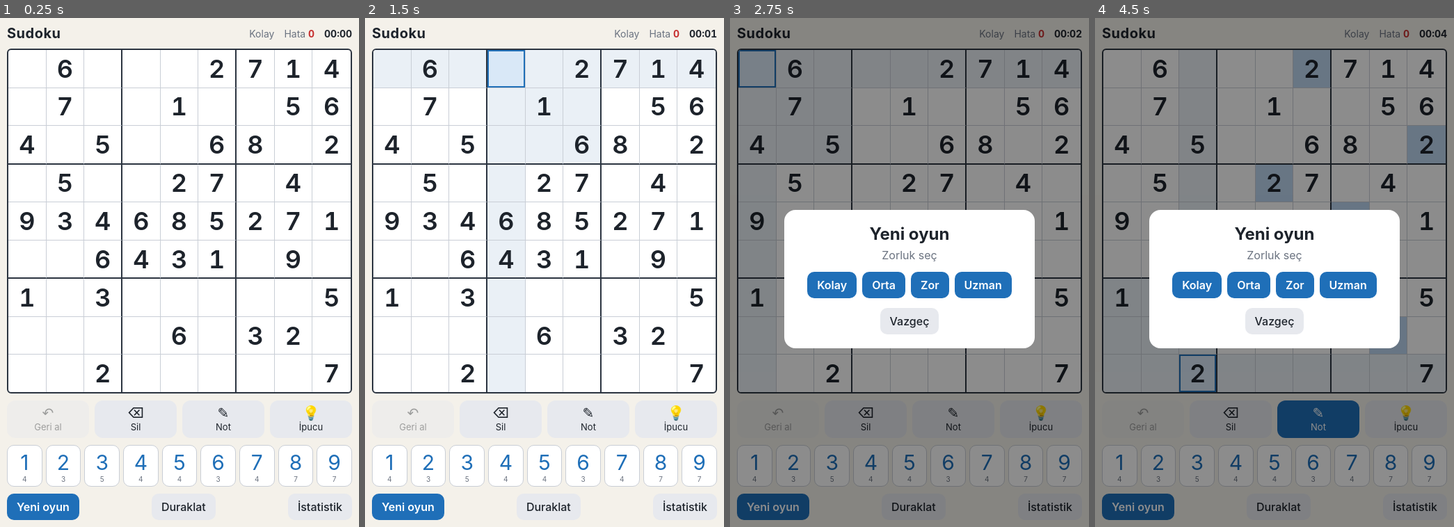
Above: before the commit, frames 1-4 (left to right).
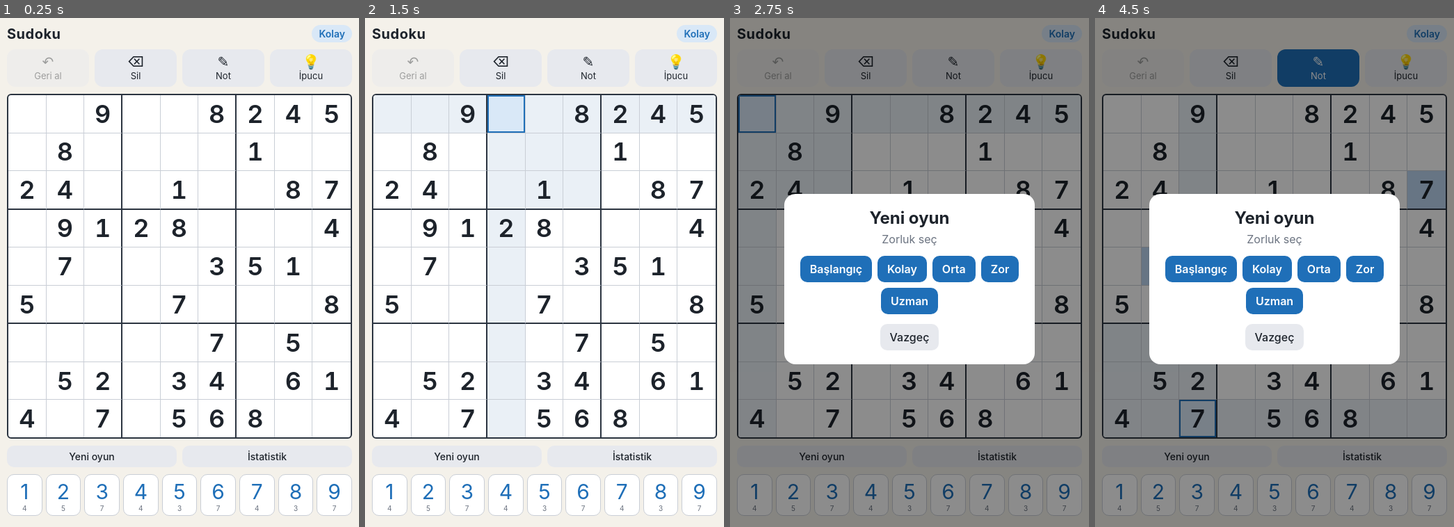
Above: after the commit, the same moments.

Repository: abdullahkarakaya/sudoku
Game: browser game, page index.html
Two runs of this game, one before a commit and one after it. Both use one fixed random seed, a clock stepped at 60 frames per second and the inputs below.
Inputs:
- Up to frame 1 (0.25 s): no input
- Up to frame 2 (1.5 s): hold Right from 1.03 s (still down); tap Space at 1.1 s
- Up to frame 3 (2.75 s): release Right at 1.53 s; hold Down 1.58-1.85 s; tap Space at 1.6, 2.1, 2.6 s; hold Left 1.9-2.47 s; click "Yeni oyun" at 2.02 s; tap 0 at 2.52 s; hold Up from 2.52 s (still down)
- Up to frame 4 (4.5 s): release Up at 2.82 s; hold Right 2.87-3.53 s; tap Space at 3.1, 3.6, 4.1 s; tap N at 3.52 s; hold Up 3.58-3.82 s; hold Left 3.87-4.3 s; hold Down from 4.35 s (still down)

The runs differ from the first frame. In frame 1, 13% of the frame differs, in the area x 1-99%, y 1-99%; in frame 2, 13%; in frame 3, 17%; in frame 4, 22%.

Commit message:
5 seviye (çözüm tekniğine göre), araçlar tahtanın üstünde, süre ve hata gizli
Co-Authored-By: Claude Opus 5.5 <noreply@anthropic.com>

Diff:
--- a/index.html
+++ b/index.html
@@ -39,9 +39,7 @@
 .app { max-width: 520px; margin: 0 auto; padding: 10px 12px 16px; display: flex; flex-direction: column; gap: 10px; }
 header { display: flex; align-items: center; justify-content: space-between; gap: 8px; }
 h1 { font-size: 20px; margin: 0; letter-spacing: .5px; }
-.stats { display: flex; gap: 14px; font-size: 14px; color: var(--muted); font-variant-numeric: tabular-nums; }
-.stats b { color: var(--text); }
-.err-count b { color: var(--err); }
+.level { font-size: 14px; font-weight: 600; color: var(--accent); background: var(--accent-soft); padding: 4px 10px; border-radius: 999px; }
 select, button { font: inherit; color: var(--text); }
 select { background: var(--btn); border: 0; border-radius: 8px; padding: 6px 8px; }
 .board {
@@ -75,7 +73,8 @@
 .num { background: var(--panel); border: 1px solid var(--line); border-radius: 10px; padding: 6px 0 4px; font-size: min(7vw, 30px); color: var(--accent); cursor: pointer; display: flex; flex-direction: column; align-items: center; }
 .num small { font-size: 10px; color: var(--muted); }
 .num.done { visibility: hidden; }
-.bar { display: flex; gap: 8px; justify-content: space-between; align-items: center; }
+.bar { display: grid; grid-template-columns: 1fr 1fr; gap: 8px; }
+.bar .btn { padding: 7px 10px; font-size: 14px; }
 .btn { background: var(--accent); color: #fff; border: 0; border-radius: 10px; padding: 9px 14px; font-weight: 600; cursor: pointer; }
 .btn.ghost { background: var(--btn); color: var(--text); font-weight: 500; }
 .install { background: var(--panel); border: 1px solid var(--line); border-radius: 12px; padding: 10px 12px; font-size: 13px; line-height: 1.4; display: flex; gap: 10px; align-items: center; justify-content: space-between; }
@@ -88,22 +87,14 @@
 .card table { width: 100%; border-collapse: collapse; margin: 8px 0 16px; font-size: 14px; }
 .card td, .card th { padding: 6px 4px; border-bottom: 1px solid var(--line); }
 .card .row { display: flex; gap: 8px; justify-content: center; flex-wrap: wrap; }
-.paused .board .cell { color: transparent !important; }
-.paused .board .notes { visibility: hidden; }
 </style>
 </head>
 <body>
 <div class="app" id="app">
   <header>
     <h1>Sudoku</h1>
-    <div class="stats">
-      <span id="level"></span>
-      <span class="err-count">Hata <b id="errs">0</b></span>
-      <span><b id="time">00:00</b></span>
-    </div>
+    <span class="level" id="level"></span>
   </header>
-
-  <div class="board" id="board"></div>
 
   <div class="tools">
     <button class="tool" id="undo"><span class="ic">↶</span>Geri al</button>
@@ -112,13 +103,15 @@
     <button class="tool" id="hint"><span class="ic">💡</span>İpucu</button>
   </div>
 
-  <div class="pad" id="pad"></div>
-
+  <div class="board" id="board"></div>
+
+  <!-- Tahta ile rakamlar arasında: yanlışlıkla dokunulursa sadece pencere açılır, oyun bozulmaz -->
   <div class="bar">
-    <button class="btn" id="newBtn">Yeni oyun</button>
-    <button class="btn ghost" id="pauseBtn">Duraklat</button>
+    <button class="btn ghost" id="newBtn">Yeni oyun</button>
     <button class="btn ghost" id="statsBtn">İstatistik</button>
   </div>
+
+  <div class="pad" id="pad"></div>
 
   <div id="installBox"></div>
 </div>
@@ -151,11 +144,16 @@
 <script>
 "use strict";
 // ---------- Bulmaca üretici ----------
+// Zorluk, ipucu sayısından çok çözmek için gereken tekniğe göre belirlenir:
+// 1 = tek aday (hücrede tek sayı kalır), 2 = gizli tek (satır/sütun/kutuda sayının tek yeri kalır),
+// 3 = not alıp eleme (kilitli aday, çiftler), 4 = daha ileri teknik / deneme gerekir.
+// cap: izin verilen en zor teknik, need: en az bu teknik gereksin.
 const LEVELS = [
-  { id: "kolay", name: "Kolay", clues: 40 },
-  { id: "orta", name: "Orta", clues: 33 },
-  { id: "zor", name: "Zor", clues: 28 },
-  { id: "uzman", name: "Uzman", clues: 24 },
+  { id: "baslangic", name: "Başlangıç", clues: 45, cap: 1 },
+  { id: "kolay", name: "Kolay", clues: 37, cap: 2, need: 2 },
+  { id: "orta", name: "Orta", clues: 29, cap: 2, need: 2 },
+  { id: "zor", name: "Zor", clues: 26, cap: 3, need: 3 },
+  { id: "uzman", name: "Uzman", clues: 22, cap: 4, need: 4 },
 ];
 const ROW = i => (i / 9) | 0, COL = i => i % 9, BOX = i => ((ROW(i) / 3) | 0) * 3 + ((COL(i) / 3) | 0);
 const PEERS = Array.from({ length: 81 }, (_, i) => {
@@ -209,17 +207,75 @@
   return g;
 }
 
-function generate(clues) {
+const UNITS = [];
+for (let k = 0; k < 9; k++) {
+  UNITS.push([...Array(9).keys()].map(j => k * 9 + j));            // satır
+  UNITS.push([...Array(9).keys()].map(j => j * 9 + k));            // sütun
+  const r0 = ((k / 3) | 0) * 3, c0 = (k % 3) * 3;
+  UNITS.push([...Array(9).keys()].map(j => (r0 + ((j / 3) | 0)) * 9 + c0 + (j % 3))); // kutu
+}
+const bits = m => { let n = 0; for (; m; m &= m - 1) n++; return n; };
+
+// İnsan gibi çözer; gereken en zor tekniği döndürür (4 = bu tekniklerle çözülemiyor).
+function grade(puzzle) {
+  const v = puzzle.slice(), cand = new Array(81).fill(0);
+  for (let i = 0; i < 81; i++) if (!v[i]) {
+    let m = 0x3FE; for (const p of PEERS[i]) if (v[p]) m &= ~(1 << v[p]); cand[i] = m;
+  }
+  const place = (i, d) => { v[i] = d; cand[i] = 0; for (const p of PEERS[i]) cand[p] &= ~(1 << d); };
+  let level = 0;
+  for (;;) {
+    if (v.every(x => x)) return level;
+    let done = false;
+    // 1: tek aday
+    for (let i = 0; i < 81 && !done; i++) if (!v[i] && bits(cand[i]) === 1) { place(i, 31 - Math.clz32(cand[i])); done = true; level = Math.max(level, 1); }
+    if (done) continue;
+    if (v.some((x, i) => !x && !cand[i])) return 4;
+    // 2: gizli tek
+    outer: for (const u of UNITS) for (let d = 1; d <= 9; d++) {
+      const pos = u.filter(i => cand[i] & (1 << d));
+      if (pos.length === 1) { place(pos[0], d); done = true; level = Math.max(level, 2); break outer; }
+    }
+    if (done) continue;
+    // 3: kilitli aday + çıplak çift
+    let elim = false;
+    const remove = (cells, mask) => { for (const i of cells) if (cand[i] & mask) { cand[i] &= ~mask; elim = true; } };
+    for (const u of UNITS) {
+      for (let d = 1; d <= 9; d++) {
+        const pos = u.filter(i => cand[i] & (1 << d));
+        if (pos.length < 2) continue;
+        for (const u2 of UNITS) if (u2 !== u && pos.every(i => u2.includes(i))) remove(u2.filter(i => !u.includes(i)), 1 << d);
+      }
+      const pairs = u.filter(i => bits(cand[i]) === 2);
+      for (let a = 0; a < pairs.length; a++) for (let b = a + 1; b < pairs.length; b++)
+        if (cand[pairs[a]] === cand[pairs[b]]) remove(u.filter(i => i !== pairs[a] && i !== pairs[b]), cand[pairs[a]]);
+    }
+    if (elim) { level = 3; continue; }
+    return 4;
+  }
+}
+
+function dig(lv) {
   const solution = fullGrid();
   const puzzle = solution.slice();
   let filled = 81;
   for (const i of shuffle([...Array(81).keys()])) {
-    if (filled <= clues) break;
+    if (filled <= lv.clues) break;
     const keep = puzzle[i];
     puzzle[i] = 0;
-    if (countSolutions(puzzle, 2) !== 1) puzzle[i] = keep; else filled--;
-  }
-  return { puzzle, solution };
+    if (countSolutions(puzzle, 2) !== 1 || (lv.cap < 4 && grade(puzzle) > lv.cap)) puzzle[i] = keep; else filled--;
+  }
+  return { puzzle, solution, grade: grade(puzzle) };
+}
+
+function generate(lv) {
+  let best = null;
+  for (let t = 0; t < 60; t++) {
+    const g = dig(lv);
+    if (!lv.need || g.grade >= lv.need) return g;
+    if (!best || g.grade > best.grade) best = g;
+  }
+  return best;
 }
 
 // ---------- Durum ----------
@@ -228,14 +284,14 @@
 const save = (k, v) => { try { localStorage.setItem(k, JSON.stringify(v)); } catch {} };
 
 let S = null;          // oyun durumu
-let sel = -1, notesMode = false, paused = false;
+let sel = -1, notesMode = false;
 
 function newGame(levelId) {
-  const lv = LEVELS.find(l => l.id === levelId) || LEVELS[0];
-  const { puzzle, solution } = generate(lv.clues);
+  const lv = levelOf(levelId);
+  const { puzzle, solution } = generate(lv);
   S = { level: lv.id, puzzle, solution, values: puzzle.slice(), notes: Array.from({ length: 81 }, () => []),
         errors: 0, seconds: 0, history: [], done: false, hints: 0 };
-  sel = -1; paused = false;
+  sel = -1;
   persist(); render();
 }
 function persist() { save(KEY, S); }
@@ -244,7 +300,7 @@
 function snapshot(i) { S.history.push({ i, v: S.values[i], n: S.notes[i].slice() }); if (S.history.length > 300) S.history.shift(); }
 
 function input(v) {
-  if (sel < 0 || S.done || paused || S.puzzle[sel]) return;
+  if (sel < 0 || S.done || S.puzzle[sel]) return;
   if (notesMode) {
     if (S.values[sel]) return;
     snapshot(sel);
@@ -261,17 +317,17 @@
   persist(); render();
 }
 function erase() {
-  if (sel < 0 || S.done || paused || S.puzzle[sel]) return;
+  if (sel < 0 || S.done || S.puzzle[sel]) return;
   if (!S.values[sel] && !S.notes[sel].length) return;
   snapshot(sel); S.values[sel] = 0; S.notes[sel] = []; persist(); render();
 }
 function undo() {
-  if (S.done || paused) return;
+  if (S.done) return;
   const h = S.history.pop(); if (!h) return;
   S.values[h.i] = h.v; S.notes[h.i] = h.n; sel = h.i; persist(); render();
 }
 function hint() {
-  if (S.done || paused) return;
+  if (S.done) return;
   let i = sel;
   if (i < 0 || S.values[i] === S.solution[i]) {
     const empty = [...Array(81).keys()].filter(j => S.values[j] !== S.solution[j]);
@@ -287,17 +343,16 @@
   S.done = true;
   const st = load(STATS, {});
   const s = st[S.level] || { won: 0, best: null, total: 0 };
-  s.won++; s.total += S.seconds;
+  s.won++; s.total += S.seconds; s.errors = (s.errors || 0) + S.errors;
   const clean = S.hints === 0;
   if (clean && (s.best === null || S.seconds < s.best)) s.best = S.seconds;
   st[S.level] = s; save(STATS, st);
-  const lvName = LEVELS.find(l => l.id === S.level).name;
-  $("winText").textContent = `${lvName} bulmacayı ${fmt(S.seconds)} sürede bitirdin. Hata: ${S.errors}` +
-    (S.hints ? `, ipucu: ${S.hints}` : "") + (clean && s.best === S.seconds ? " · Yeni rekor!" : "");
+  $("winText").textContent = `${levelOf(S.level).name} bulmacayı bitirdin.`;
   setTimeout(() => open("winModal"), 350);
 }
 
 // ---------- Çizim ----------
+const levelOf = id => LEVELS.find(l => l.id === id) || LEVELS[1];
 const $ = id => document.getElementById(id);
 const fmt = s => (s >= 3600 ? Math.floor(s / 3600) + ":" : "") + String(Math.floor(s / 60) % 60).padStart(2, "0") + ":" + String(s % 60).padStart(2, "0");
 const board = $("board"), pad = $("pad");
@@ -314,7 +369,6 @@
 });
 
 function render() {
-  document.body.classList.toggle("paused", paused);
   const selV = sel >= 0 ? S.values[sel] : 0;
   for (let i = 0; i < 81; i++) {
     const v = S.values[i], c = cells[i];
@@ -339,10 +393,7 @@
   nums.forEach((b, k) => { b.classList.toggle("done", counts[k + 1] >= 9); b.querySelector("small").textContent = 9 - counts[k + 1]; });
   $("notesBtn").classList.toggle("on", notesMode);
   $("undo").disabled = !S.history.length;
-  $("errs").textContent = S.errors;
-  $("time").textContent = fmt(S.seconds);
-  $("level").textContent = LEVELS.find(l => l.id === S.level).name;
-  $("pauseBtn").textContent = paused ? "Devam et" : "Duraklat";
+  $("level").textContent = levelOf(S.level).name;
 }
 
 // ---------- Pencereler ----------
@@ -362,11 +413,10 @@
 $("erase").onclick = erase;
 $("hint").onclick = hint;
 $("notesBtn").onclick = () => { notesMode = !notesMode; render(); };
-$("pauseBtn").onclick = () => { if (!S.done) { paused = !paused; render(); } };
 $("statsBtn").onclick = () => {
   const st = load(STATS, {});
-  $("statsTable").innerHTML = "<tr><th>Zorluk</th><th>Biten</th><th>Rekor</th><th>Ortalama</th></tr>" +
-    LEVELS.map(l => { const s = st[l.id]; return `<tr><td>${l.name}</td><td>${s ? s.won : 0}</td><td>${s && s.best !== null ? fmt(s.best) : "–"}</td><td>${s && s.won ? fmt(Math.round(s.total / s.won)) : "–"}</td></tr>`; }).join("");
+  $("statsTable").innerHTML = "<tr><th>Zorluk</th><th>Biten</th><th>Ort. süre</th><th>Ort. hata</th></tr>" +
+    LEVELS.map(l => { const s = st[l.id]; return `<tr><td>${l.name}</td><td>${s ? s.won : 0}</td><td>${s && s.won ? fmt(Math.round(s.total / s.won)) : "–"}</td><td>${s && s.won && s.errors !== undefined ? (s.errors / s.won).toFixed(1) : "–"}</td></tr>`; }).join("");
   open("statsModal");
 };
 
@@ -386,8 +436,8 @@
 
 // Süre: sadece ekran açıkken ve oyun sürerken işler
 setInterval(() => {
-  if (!S || S.done || paused || document.hidden) return;
-  S.seconds++; $("time").textContent = fmt(S.seconds);
+  if (!S || S.done || document.hidden) return;
+  S.seconds++;
   if (S.seconds % 5 === 0) persist();
 }, 1000);
 document.addEventListener("visibilitychange", () => { if (document.hidden && S) persist(); });
